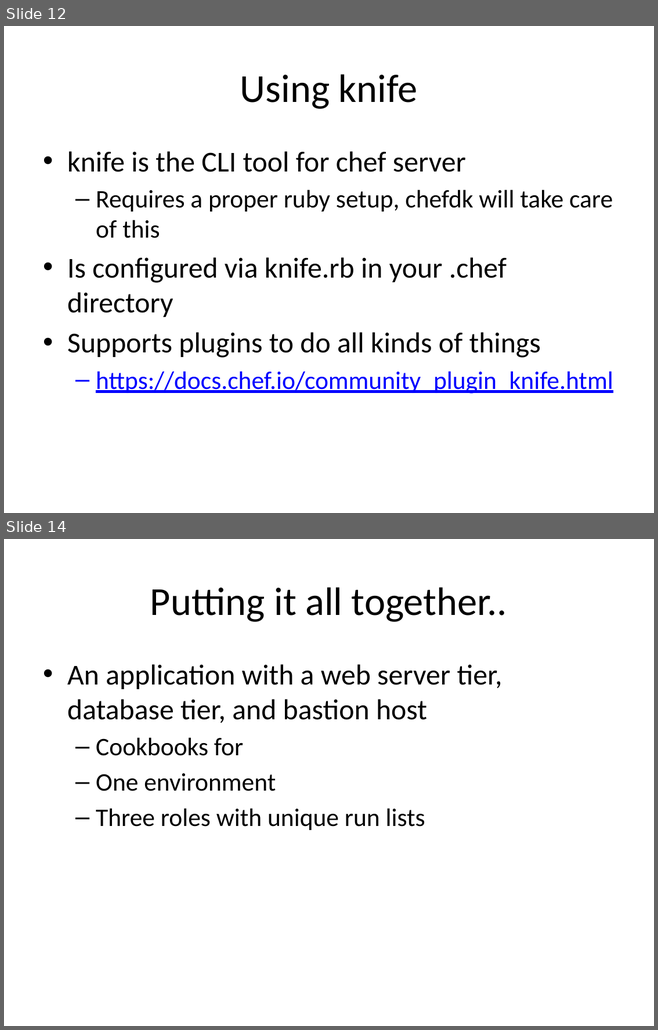
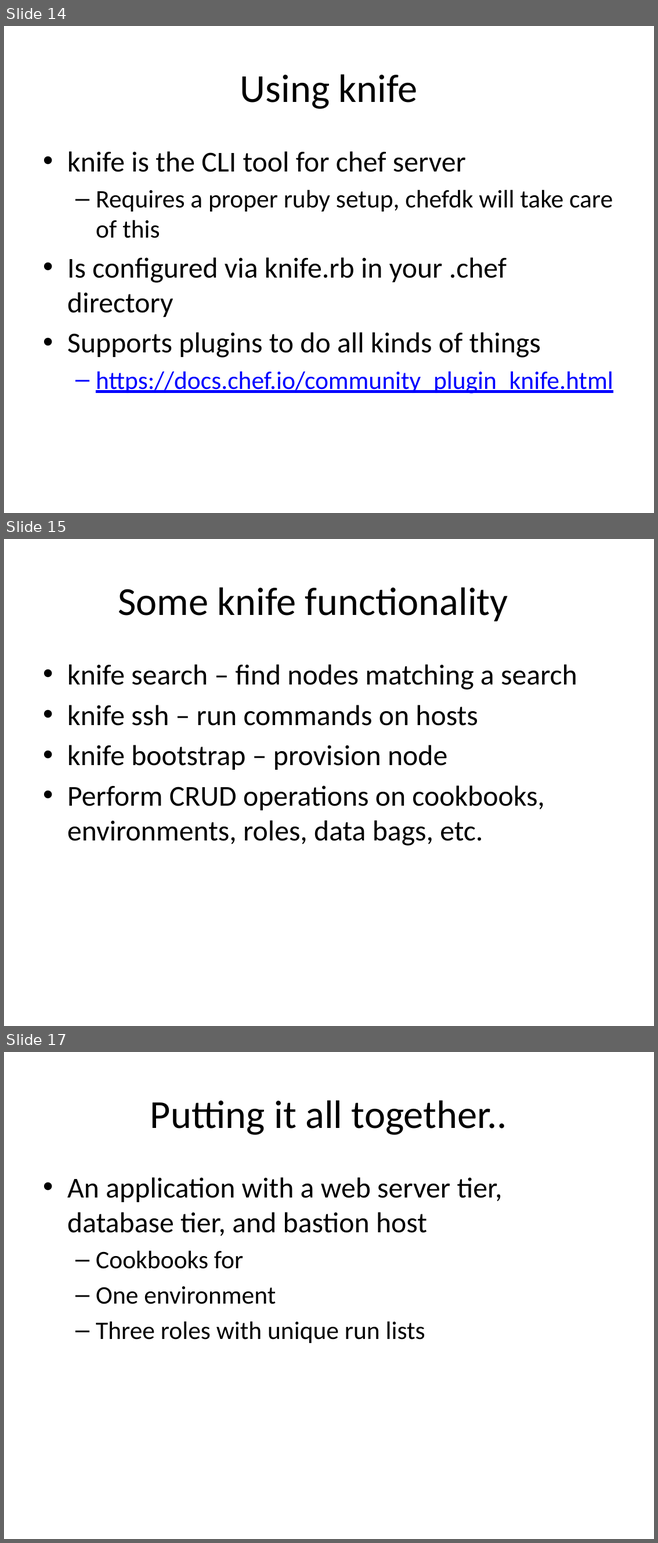
Before and after one commit to zvickery/bcc-2015, a slide deck: presentation/IntroToChef.pptx. Shown one above the other, each under a label of ours: slides 12 and 14 before the commit, slides 14, 15 and 17 after it; the slides between them are not shown. The pictures are 658x1030 and 658x1543 pixels, drawn with LibreOffice and Linux fonts; fonts in the diff are those of the drawing. Boxes give left, top, right and bottom in pixels: in the first picture for what was removed or moved away, otherwise in the second. Text is boxed around its words. In the diff, an @@ line names an element or a change of style, - is before the commit and + after.

```diff
--- a/presentation/IntroToChef.pptx
+++ b/presentation/IntroToChef.pptx
@@ slide 15 added at [4, 539, 654, 1026], background #FFFFFF @@
@@ title added at [118, 587, 508, 621], 44 pt, text #000000 @@
+Some knife functionality
@@ text added at [67, 664, 577, 846], 32 pt, text #000000 @@
+• knife search – find nodes matching a search
+• knife ssh – run commands on hosts
+• knife bootstrap – provision node
+• Perform CRUD operations on cookbooks, environments, roles, data bags, etc.
@@ what was slide 12 is now slide 14 @@
@@ what was slide 14 is now slide 17 @@
```
Also in this commit, not shown: 4 slides changed, 3 other slides added, 5 other files.
